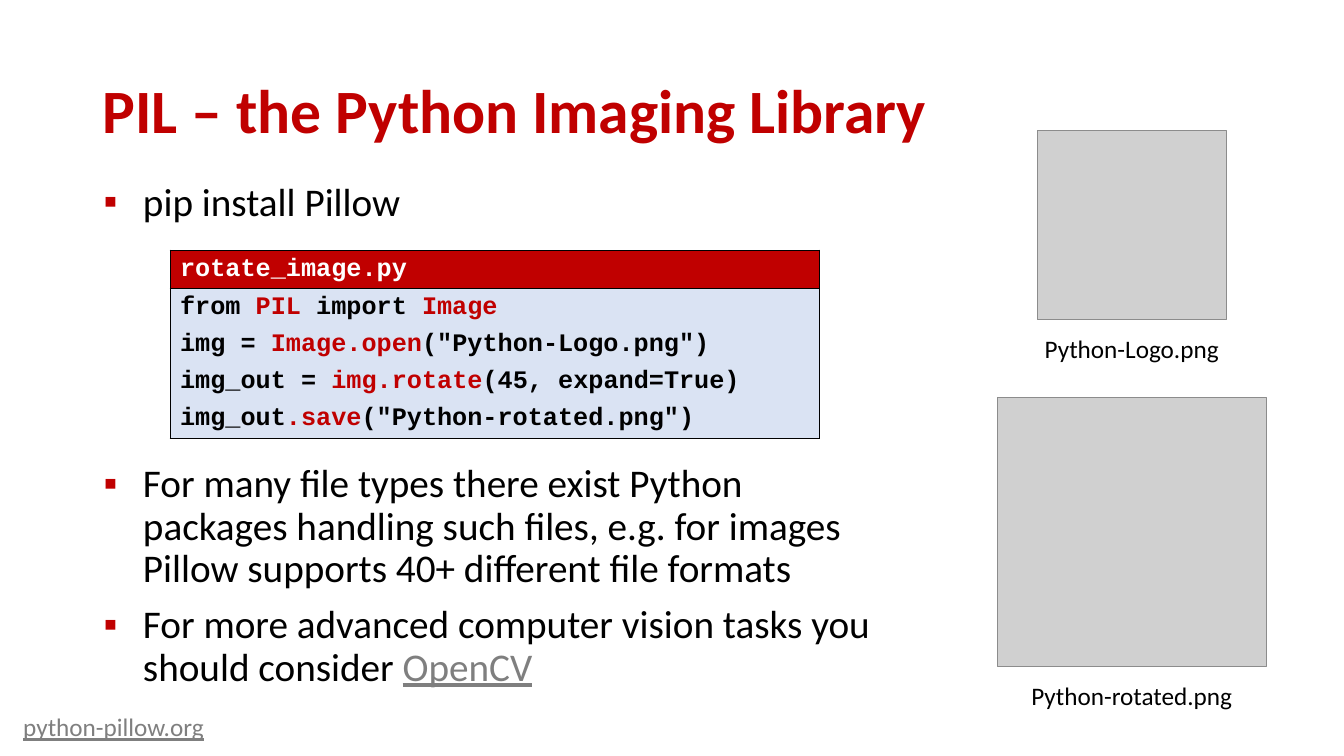
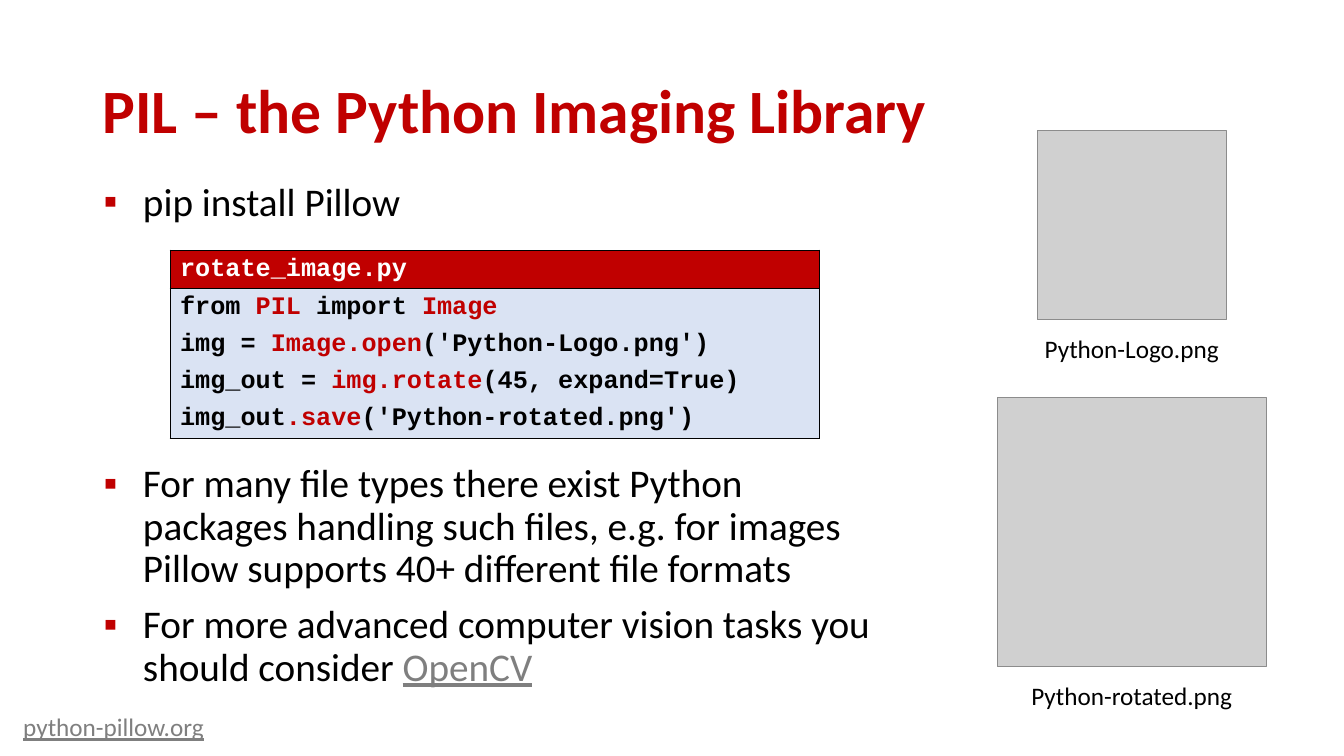
Before and after one commit to gsbrodal/gsbrodal.github.io, a slide deck: slide 3 of ipsa/slides/text.pptx. Drawn at 1344x756 pixels with LibreOffice and Linux fonts; fonts in the diff are those of the drawing; grey boxes stand for pictures. Boxes give left, top, right and bottom in pixels: in the first picture for what was removed or moved away, otherwise in the second. Text is boxed around its words. In the diff, an @@ line names an element or a change of style, - is before the commit and + after.

```diff
--- a/ipsa/slides/text.pptx
+++ b/ipsa/slides/text.pptx
@@ table at [170,250,820,447] @@
@@ row 2, column 1: "from PIL import Image / img = Image.open("Python-Logo.png") / img_out = img.rotate(45, expand=True) / img_out.save("Python-rotated.png")" to "from PIL import Image / img = Image.open('Python-Logo.png') / img_out = img.rotate(45, expand=True) / img_out.save('Python-rotated.png')" @@
```
Also in this commit, not shown: 1 other slide changed, 5 other files.
